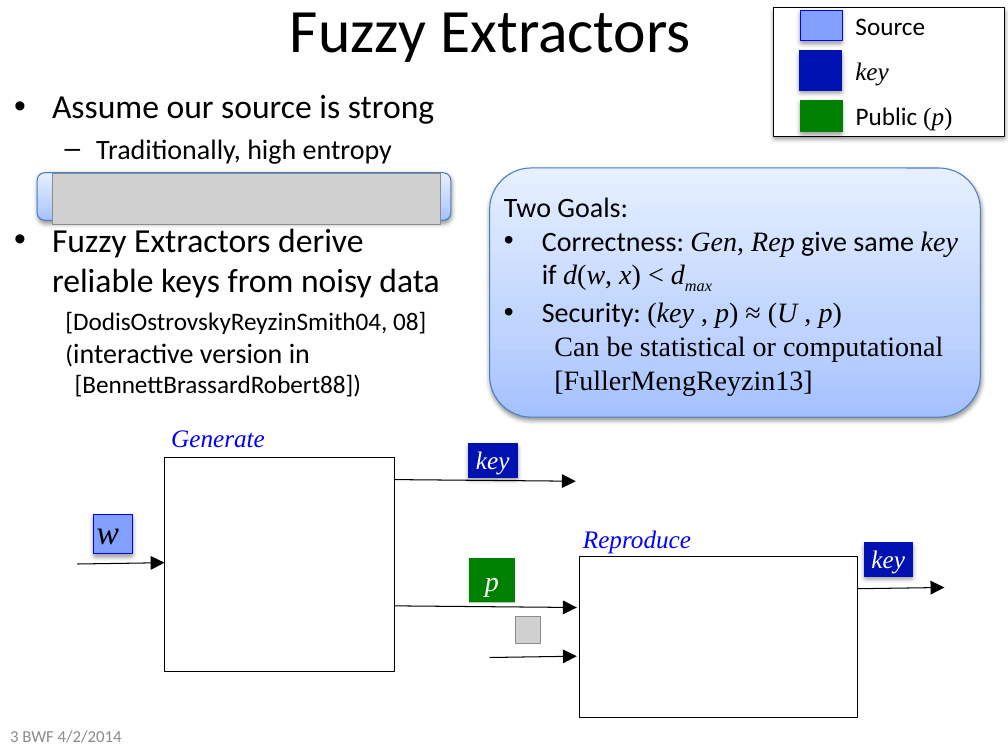
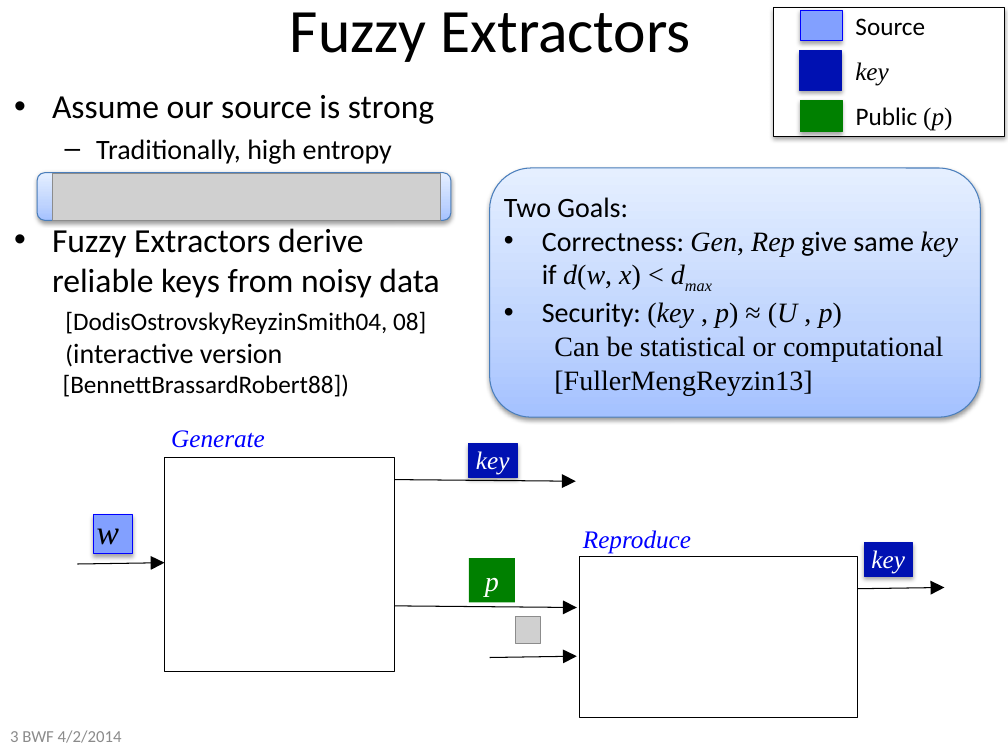
Before and after one commit to xianruimeng/comp-fuzzy-ext, a slide deck: slide 3 of constantRate/KeyDerivationWithNegativeUsable.pptx. Drawn at 1008x756 pixels with LibreOffice and Linux fonts; fonts in the diff are those of the drawing; grey boxes stand for pictures. Boxes give left, top, right and bottom in pixels: in the first picture for what was removed or moved away, otherwise in the second. Text is boxed around its words. In the diff, an @@ line names an element or a change of style, - is before the commit and + after.

```diff
--- a/constantRate/KeyDerivationWithNegativeUsable.pptx
+++ b/constantRate/KeyDerivationWithNegativeUsable.pptx
@@ picture: place and size @@
-picture at [53,173,440,225]
+picture at [53,173,440,221]
@@ text at [14,311,426,397]: text changed @@
-[DodisOstrovskyReyzinSmith04, 08]
-(interactive version in aaaaa[BennettBrassardRobert88])
+[DodisOstrovskyReyzinSmith04, 08]
+(interactive version aaaa[BennettBrassardRobert88])
```
Also in this commit, not shown: 24 other slides changed, 7 slides added, 1 slide removed.
